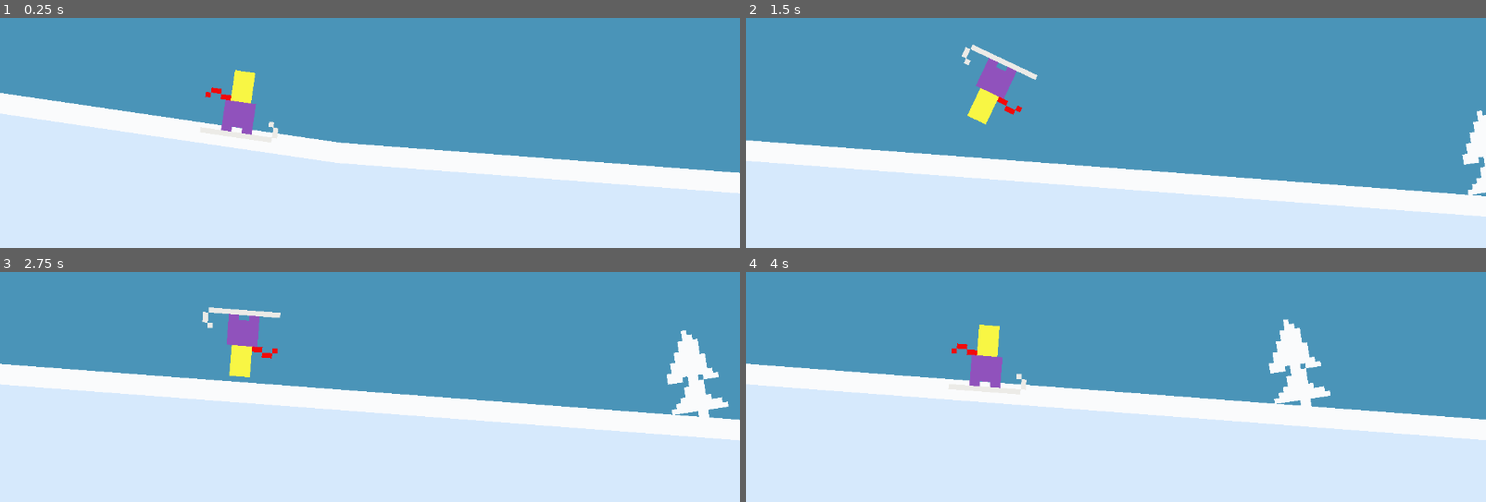
Above: before the commit, frames 1-4 (two rows, left to right).
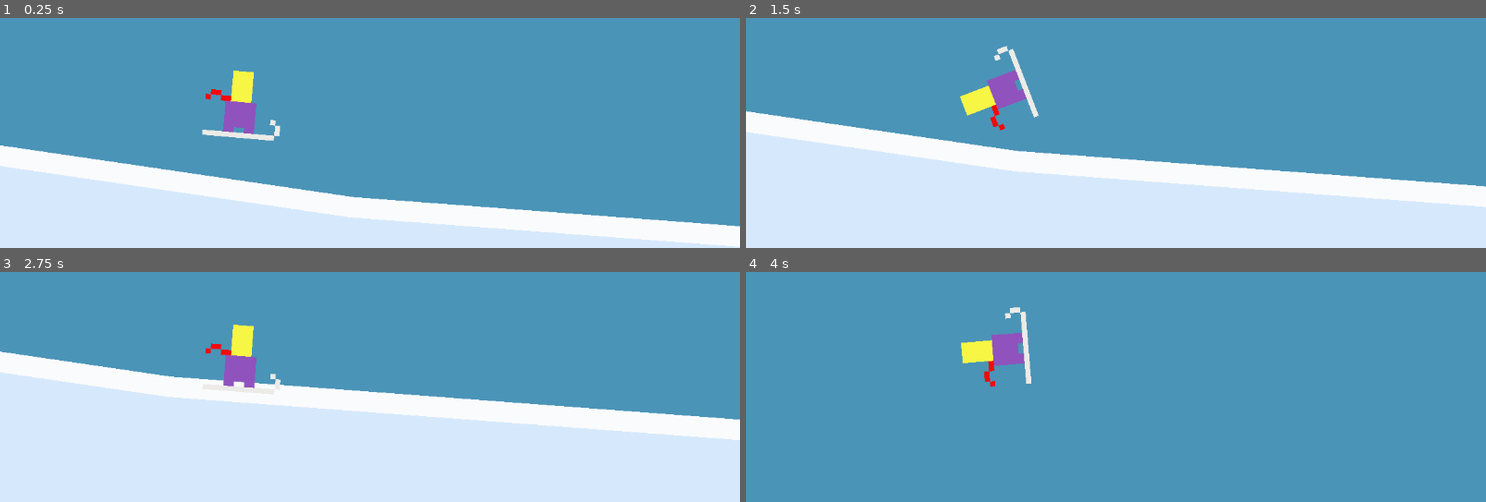
Above: after the commit, the same moments.

Repository: martindzejky/powder-panic
Game: Godot game, scene res://main.tscn
Two runs of this game, one before a commit and one after it. Both use one fixed random seed, a clock stepped at 60 frames per second and the inputs below.
Inputs:
- Up to frame 1 (0.25 s): no input
- Up to frame 2 (1.5 s): hold Space (jump) 0.53-1.28 s; tap Space (jump) at 1.35 s
- Up to frame 3 (2.75 s): tap Space (jump) at 1.52, 1.82 s; hold Space (jump) from 2.03 s (still down)
- Up to frame 4 (4 s): release Space (jump) at 2.78 s; tap Space (jump) at 2.85, 3.02, 3.32 s; hold Space (jump) from 3.53 s (still down)

The runs differ from the first frame. In frame 1, 32% of the frame differs, in the area x 0-100%, y 22-100%; in frame 2, 13%; in frame 3, 4.4%; in frame 4, 51%, in the area x 0-100%, y 15-100%.

Commit message:
new physics and components

Diff:
--- /dev/null
+++ b/components/player_jumping.gd
@@ -0,0 +1,31 @@
+extends Node
+class_name PlayerJumping
+
+@export var character: CharacterBody2D
+@export var rotation_node: Node2D
+
+@export var jump_force: float = 100.0
+@export var backflip_rotation: float = deg_to_rad(140)
+@export var auto_forward_rotation: float = deg_to_rad(20)
+
+var time_in_air: float = 0.0
+
+
+func _physics_process(delta):
+  if character.is_on_floor():
+    time_in_air = 0.0
+  else:
+    time_in_air += delta
+
+  if time_in_air < 0.3 and Input.is_action_just_pressed('jump'):
+    character.velocity.y -= jump_force
+
+    # Rotate the sprite back slightly
+    rotation_node.rotation -= deg_to_rad(10)
+
+  if not character.is_on_floor():
+    # When in air, perform backflip when the jump action is held, otherwise rotate forward
+    if Input.is_action_pressed('jump'):
+      rotation_node.rotation -= backflip_rotation * delta
+    else:
+      rotation_node.rotation += auto_forward_rotation * delta
--- /dev/null
+++ b/components/rotate_slope_sprite.gd
@@ -0,0 +1,9 @@
+extends Node
+class_name RotateSlopeSprite
+
+@export var character: CharacterBody2D
+@export var rotation_node: Node2D
+
+func _physics_process(_delta):
+  if character.is_on_floor():
+    rotation_node.rotation = character.get_floor_normal().angle() + PI / 2
--- /dev/null
+++ b/components/slope_acceleration.gd
@@ -0,0 +1,9 @@
+extends Node
+class_name SlopeAcceleration
+
+@export var character: CharacterBody2D
+@export var acceleration: float = 80.0
+
+func _physics_process(delta):
+  if character.is_on_floor():
+    character.velocity.x += acceleration * delta
--- /dev/null
+++ b/components/slope_physics.gd
@@ -0,0 +1,36 @@
+extends Node
+class_name SlopePhysics
+
+@export var gravity = 200.0
+@export var character: CharacterBody2D
+@export var ground_friction = 0.01  # Lower = more slippery
+@export var air_friction = 0.005     # Air resistance while jumping
+
+func _physics_process(delta):
+  if character.is_on_floor():
+    # Get normalized floor normal
+    var slope_normal = character.get_floor_normal()
+
+    # Calculate the downslope direction (perpendicular to normal)
+    var down_slope_direction = Vector2(-slope_normal.y, slope_normal.x)
+
+    # Calculate how much gravity to apply based on the slope angle
+    # steeper slope = more force (dot product with DOWN vector)
+    var slope_factor = Vector2.DOWN.dot(down_slope_direction)
+
+    # Apply the force to the player, scaled by the slope angle
+    character.velocity += down_slope_direction * gravity * slope_factor * delta
+
+    # Apply ground friction (stronger when going faster)
+    var friction_force = character.velocity * ground_friction * character.velocity.length()
+    character.velocity -= friction_force * delta
+  else:
+    # Apply gravity in air
+    character.velocity.y += gravity * delta
+
+    # Apply air resistance
+    var air_resistance = character.velocity * air_friction * character.velocity.length()
+    character.velocity -= air_resistance * delta
+
+  # MOVE
+  character.move_and_slide()
--- a/objects/player.gd
+++ /dev/null
@@ -1,116 +0,0 @@
-extends CharacterBody2D
-
-@export var current_speed = 80
-@export var gravity = 100.0
-@export var jump_strength = 50.0
-@export var rotation_speed = 3.2
-@export var passive_rotation_speed = 0.3
-@export var crash_tolerance = 1.3
-
-@export var rotation_node: Node2D
-@export var crash_timer: Timer
-
-var slope_normal = Vector2.UP
-
-var time_in_air = 0.0 # In seconds
-var air_jump_time_limit = 0.3 # How long the player can be off the floor before still allowed to jump (coyote time)
-var was_in_air = false # Tracks if player was in the air in the previous frame
-var is_crashed = false # Tracks if the player has crashed
-
-func _physics_process(delta):
-  if is_crashed:
-    handle_crashed()
-    return
-
-  if Input.is_action_just_pressed('jump') and time_in_air < air_jump_time_limit:
-    handle_jump()
-  elif is_on_floor():
-    handle_slope_movement(delta)
-  else:
-    handle_air_movement(delta)
-
-  move_and_slide()
-
-  # Check for landing
-  if was_in_air and is_on_floor():
-    on_landed()
-
-  if is_on_floor():
-    slope_normal = get_floor_normal()
-    update_floor_rotation()
-    time_in_air = 0.0
-    was_in_air = false
-  else:
-    time_in_air += delta
-    update_air_rotation(delta)
-    was_in_air = true
-
-func handle_jump():
-  velocity.y -= jump_strength
-
-  # Normalize to maintain constant speed
-  velocity = velocity.normalized() * current_speed
-
-  # Rotate the sprite back slightly
-  rotation_node.rotation = slope_normal.angle() + PI / 2 - 0.2
-
-func handle_slope_movement(delta):
-  # Movement aligned with slope
-  var slope_direction = slope_normal.rotated(PI/2)  # 90 degrees from normal
-  velocity = slope_direction * current_speed
-
-  # Add gravity to snap to slope
-  velocity.y += gravity * delta
-
-func handle_air_movement(delta):
-  # Apply gravity to change direction
-  velocity.y += gravity * delta
-
-  # Normalize to maintain constant speed
-  velocity = velocity.normalized() * current_speed
-
-func update_floor_rotation():
-  # Rotate the sprite to match the slope
-  rotation_node.rotation = slope_normal.angle() + PI / 2
-
-func update_air_rotation(delta):
-  if Input.is_action_pressed('jump'):
-    rotation_node.rotation -= rotation_speed * delta
-  else:
-    rotation_node.rotation += passive_rotation_speed * delta
-
-func on_landed():
-  # This will be called when the player lands on the ground
-  var proper_landing_angle = slope_normal.angle() + PI / 2
-  var current_angle = rotation_node.rotation
-
-  # Normalize angles for comparison
-  current_angle = wrapf(current_angle, -PI, PI)
-  proper_landing_angle = wrapf(proper_landing_angle, -PI, PI)
-
-  # Calculate the difference between angles
-  var angle_diff = abs(current_angle - proper_landing_angle)
-  if angle_diff > PI:
-    angle_diff = 2 * PI - angle_diff
-
-  # If the difference is too large, the player has is_crashed
-  if angle_diff > crash_tolerance:
-    crash()
-
-func crash():
-  # Handle the crash scenario
-  is_crashed = true
-  crash_timer.start()
-
-func handle_crashed():
-  # Rotate the player upside down while is_crashed
-  rotation_node.rotation = slope_normal.angle() - PI / 2
-
-  # Stop the player
-  velocity = Vector2.ZERO
-  move_and_slide()
-
-func _on_crash_timer_timeout():
-  is_crashed = false
-  # Reset player rotation
-  rotation_node.rotation = slope_normal.angle() + PI / 2
--- a/objects/player.tscn
+++ b/objects/player.tscn
@@ -1,18 +1,18 @@
-[gd_scene load_steps=4 format=3 uid="uid://x8po7mswgvxt"]
+[gd_scene load_steps=7 format=3 uid="uid://x8po7mswgvxt"]
 
-[ext_resource type="Script" uid="uid://bs5idmatsi0di" path="res://objects/player.gd" id="1_ykyjo"]
 [ext_resource type="Texture2D" uid="uid://b3chs5lc3b2n2" path="res://sprites/player.png" id="2_uxov2"]
+[ext_resource type="Script" uid="uid://bs5idmatsi0di" path="res://components/slope_physics.gd" id="2_ykyjo"]
+[ext_resource type="Script" uid="uid://by12bertix6ks" path="res://components/rotate_slope_sprite.gd" id="3_uxov2"]
+[ext_resource type="Script" uid="uid://b67nsttvk6aip" path="res://components/player_jumping.gd" id="4_nmc1l"]
+[ext_resource type="Script" uid="uid://dgq1a6ufabr2o" path="res://components/slope_acceleration.gd" id="5_f46kd"]
 
 [sub_resource type="CircleShape2D" id="CircleShape2D_0xm2m"]
 radius = 8.0
 
-[node name="player" type="CharacterBody2D" node_paths=PackedStringArray("rotation_node", "crash_timer") groups=["player"]]
+[node name="player" type="CharacterBody2D" groups=["player"]]
 collision_layer = 0
-floor_stop_on_slope = false
-floor_max_angle = 1.0472
-script = ExtResource("1_ykyjo")
-rotation_node = NodePath("sprite")
-crash_timer = NodePath("crash_timer")
+floor_max_angle = 1.39626
+floor_snap_length = 3.0
 
 [node name="sprite" type="Sprite2D" parent="."]
 texture = ExtResource("2_uxov2")
@@ -28,4 +28,26 @@
 wait_time = 2.0
 one_shot = true
 
+[node name="physics" type="Node" parent="." node_paths=PackedStringArray("character")]
+script = ExtResource("2_ykyjo")
+character = NodePath("..")
+metadata/_custom_type_script = "uid://bs5idmatsi0di"
+
+[node name="rotate_sprite" type="Node" parent="." node_paths=PackedStringArray("character", "rotation_node")]
+script = ExtResource("3_uxov2")
+character = NodePath("..")
+rotation_node = NodePath("../sprite")
+metadata/_custom_type_script = "uid://by12bertix6ks"
+
+[node name="jumping" type="Node" parent="." node_paths=PackedStringArray("character", "rotation_node")]
+script = ExtResource("4_nmc1l")
+character = NodePath("..")
+rotation_node = NodePath("../sprite")
+metadata/_custom_type_script = "uid://b67nsttvk6aip"
+
+[node name="acceleration" type="Node" parent="." node_paths=PackedStringArray("character")]
+script = ExtResource("5_f46kd")
+character = NodePath("..")
+metadata/_custom_type_script = "uid://dgq1a6ufabr2o"
+
 [connection signal="timeout" from="crash_timer" to="." method="_on_crash_timer_timeout"]
--- a/terrain/chunk_base.tscn
+++ b/terrain/chunk_base.tscn
@@ -1,7 +1,7 @@
 [gd_scene load_steps=4 format=3 uid="uid://btnol5clr6iy1"]
 
 [ext_resource type="Script" uid="uid://cj0mojf6oxxpk" path="res://terrain/chunk.gd" id="1_i74ng"]
-[ext_resource type="Script" uid="uid://c0rmwwdpahbpa" path="res://sprites/delete_when_far_away.gd" id="2_dl0qw"]
+[ext_resource type="Script" uid="uid://c0rmwwdpahbpa" path="res://components/delete_when_far_away.gd" id="2_dl0qw"]
 
 [sub_resource type="Curve2D" id="Curve2D_1aw3e"]
 _data = {
Renamed: sprites/delete_when_far_away.gd -> components/delete_when_far_away.gd
Renamed: sprites/delete_when_far_away.gd.uid -> components/delete_when_far_away.gd.uid
Not shown, added: components/player_jumping.gd.uid
Not shown, added: components/rotate_slope_sprite.gd.uid
Not shown, added: components/slope_acceleration.gd.uid
Renamed: objects/player.gd.uid -> components/slope_physics.gd.uid
